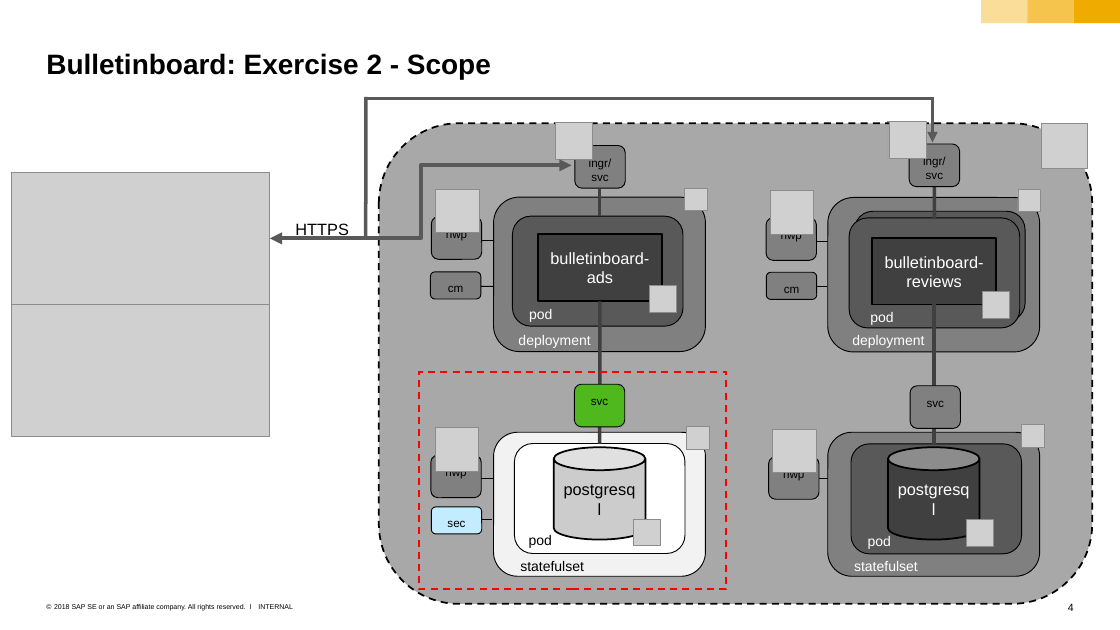
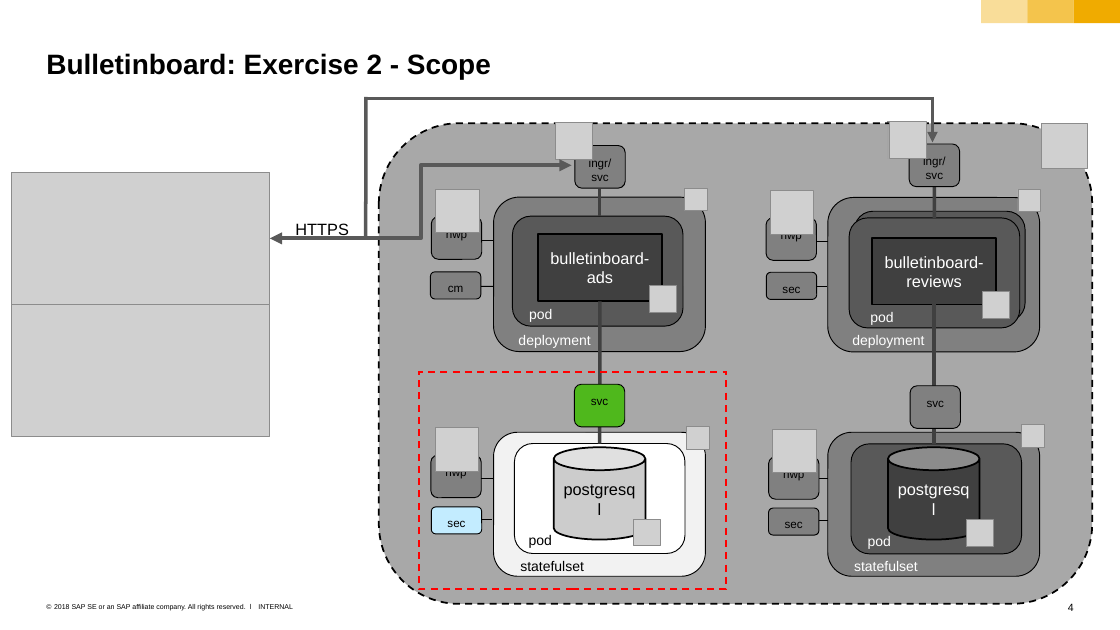
Before and after one commit to cuijiyao01/docker-k8s-training, a slide deck: slide 4 of sample-app/bulletinboard-in-k8s_exercises.pptx. Drawn at 1120x630 pixels with LibreOffice and Linux fonts; fonts in the diff are those of the drawing; grey boxes stand for pictures; background and template pictures are left out. Boxes give left, top, right and bottom in pixels: in the first picture for what was removed or moved away, otherwise in the second. Text is boxed around its words. In the diff, an @@ line names an element or a change of style, - is before the commit and + after.

```diff
--- a/sample-app/bulletinboard-in-k8s_exercises.pptx
+++ b/sample-app/bulletinboard-in-k8s_exercises.pptx
@@ text in rounded rectangle at bbox=[782, 287, 800, 293]: text changed @@
-cm
+sec
@@ rounded rectangle added at bbox=[768, 508, 819, 535], fill #808080, outline #000000 0.79 pt, 10 pt, text #000000 @@
+sec
@@ line added from (819, 521) to (827, 521), #000000 0.75 pt @@
```
Also in this commit, not shown: 3 other slides changed, 14 other files.
